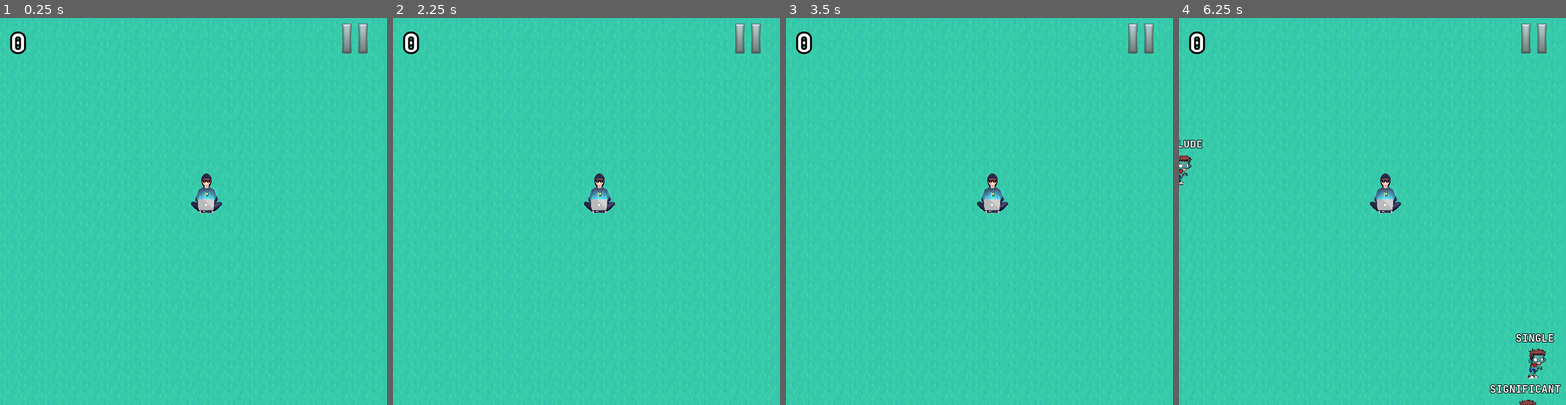
Above: before the commit, frames 1-4 (left to right).
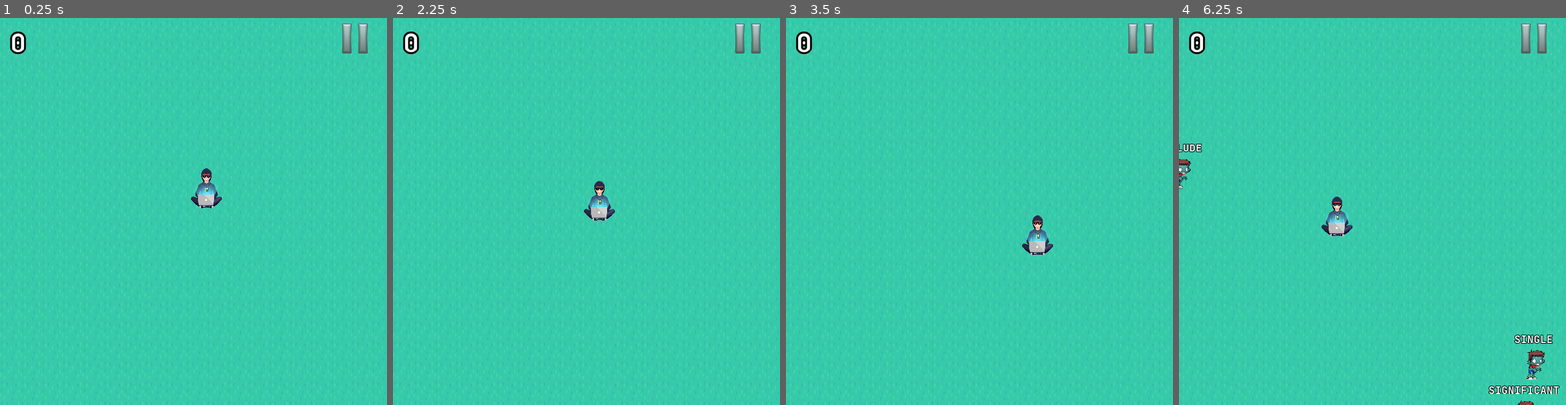
Above: after the commit, the same moments.

Repository: lucas625/Computacao_Criativa
Game: Godot game, scene res://scenes/Main.tscn
Same seed, same stepped clock (60 frames per second), same inputs: the game is played once before the commit and once after it.
Inputs (mouse positions are in pixels of both pictures, inside the frame that each line leads up to):
- Up to frame 1 (0.25 s): no input
- Up to frame 2 (2.25 s): tap Enter at 0.5 s; move the mouse to (749, 37) at 0.52 s; hold Right (move_right, bound only after the commit) 0.53-1.25 s; click (749, 37) at 0.67 s; click "Restart" at 1.25 s; tap Space at 2 s; move the mouse to (509, 230) at 2.02 s; hold Down (move_down, bound only after the commit) from 2.03 s (still down)
- Up to frame 3 (3.5 s): move the mouse to (1018, 126) at 2.77 s; release Down (move_down, bound only after the commit) at 2.78 s; hold Right (move_right, bound only after the commit) from 2.78 s (still down)
- Up to frame 4 (6.25 s): move the mouse to (1353, 288) at 3.52 s; release Right (move_right, bound only after the commit) at 3.53 s; hold Up (move_up, bound only after the commit) 3.53-4.28 s; click (1353, 288) at 3.67 s; move the mouse to (1488, 269) at 4.27 s; hold Left (move_left, bound only after the commit) 4.28-5.78 s; move the mouse to (1256, 153) at 5.02 s; move the mouse to (1391, 211) at 5.77 s; hold Down (move_down, bound only after the commit) from 5.78 s (still down); click (1391, 211) at 5.92 s

The runs differ from the first frame. In frame 1, 0.5% of the frame differs, in the area x 49-58%, y 38-51%; in frame 2, 0.5%; in frame 3, 0.9%; in frame 4, 2.1%, in the area x 0-99%, y 31-100%.

Commit message:
player can move, zombie home into player

Diff:
--- a/projeto/project.godot
+++ b/projeto/project.godot
@@ -30,6 +30,26 @@
 "events": [ Object(InputEventKey,"resource_local_to_scene":false,"resource_name":"","device":0,"alt":false,"shift":false,"control":true,"meta":false,"command":true,"pressed":false,"scancode":80,"unicode":0,"echo":false,"script":null)
  ]
 }
+move_up={
+"deadzone": 0.5,
+"events": [ Object(InputEventKey,"resource_local_to_scene":false,"resource_name":"","device":0,"alt":false,"shift":false,"control":false,"meta":false,"command":false,"pressed":false,"scancode":16777232,"unicode":0,"echo":false,"script":null)
+ ]
+}
+move_down={
+"deadzone": 0.5,
+"events": [ Object(InputEventKey,"resource_local_to_scene":false,"resource_name":"","device":0,"alt":false,"shift":false,"control":false,"meta":false,"command":false,"pressed":false,"scancode":16777234,"unicode":0,"echo":false,"script":null)
+ ]
+}
+move_left={
+"deadzone": 0.5,
+"events": [ Object(InputEventKey,"resource_local_to_scene":false,"resource_name":"","device":0,"alt":false,"shift":false,"control":false,"meta":false,"command":false,"pressed":false,"scancode":16777231,"unicode":0,"echo":false,"script":null)
+ ]
+}
+move_right={
+"deadzone": 0.5,
+"events": [ Object(InputEventKey,"resource_local_to_scene":false,"resource_name":"","device":0,"alt":false,"shift":false,"control":false,"meta":false,"command":false,"pressed":false,"scancode":16777233,"unicode":0,"echo":false,"script":null)
+ ]
+}
 
 [rendering]
 
--- a/projeto/scenes/Player.tscn
+++ b/projeto/scenes/Player.tscn
@@ -14,7 +14,6 @@
 font_data = ExtResource( 3 )
 
 [node name="Player" type="Area2D"]
-position = Vector2( 0, -8 )
 collision_mask = 0
 script = ExtResource( 2 )
 __meta__ = {
@@ -22,12 +21,11 @@
 }
 
 [node name="Sprite" type="Sprite" parent="."]
-position = Vector2( 7.15256e-07, 8 )
 scale = Vector2( 0.215247, 0.226148 )
 texture = ExtResource( 1 )
 
 [node name="CollisionShape2D" type="CollisionShape2D" parent="."]
-position = Vector2( 0, 18 )
+position = Vector2( 0, 10 )
 shape = SubResource( 1 )
 
 [node name="Label" type="Label" parent="."]
--- a/projeto/scripts/Main.gd
+++ b/projeto/scripts/Main.gd
@@ -53,7 +53,7 @@
 
 func create_zombie():
 	var zombie_instance = zombie_scene.instance()
-	zombie_instance.set_target(self.get_node("Player").position)
+	zombie_instance.set_target($Player)
 
 	var random_position = find_random_position(screen_size)
 	zombie_instance.set_position(random_position)
--- a/projeto/scripts/Player.gd
+++ b/projeto/scripts/Player.gd
@@ -2,6 +2,8 @@
 
 signal score(value)
 signal bullet(value)
+
+export var move_speed = 100
 
 var typing = ""
 
@@ -20,6 +22,12 @@
 			update_typing(typing.substr(0, typing.length()-1))
 			check_for_match(typing)
 	pass
+
+func _physics_process(delta):
+	var direction = Vector2(0,0)
+	direction.x = Input.get_action_strength("move_right") - Input.get_action_strength("move_left")
+	direction.y = Input.get_action_strength("move_down") - Input.get_action_strength("move_up")
+	position = position + (direction.normalized() * move_speed * delta)
 
 func update_typing(word):
 	typing = word
--- a/projeto/scripts/Zombie.gd
+++ b/projeto/scripts/Zombie.gd
@@ -4,7 +4,7 @@
 
 export (float) var speed = 35
 
-export (Vector2) var target = Vector2(0,0)
+var target
 
 var word = ""
 
@@ -37,9 +37,10 @@
 	sound_player.pitch_scale = pitch
 
 func _physics_process(delta):
-	var direction = (target - self.position).normalized()
-	var velocity = direction * speed
-	position += velocity*delta
+	if target != null:
+		var direction = (target.position - self.position).normalized()
+		var velocity = direction * speed
+		position += velocity*delta
 
 func _on_Zombie_area_entered(area):
 	if "typing" in area:
